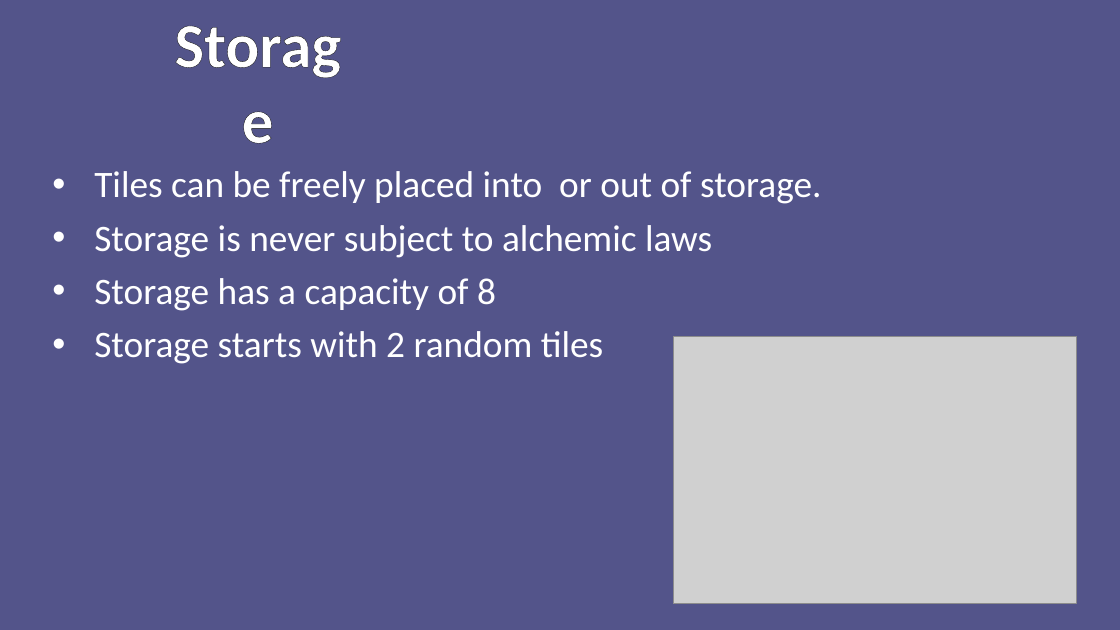
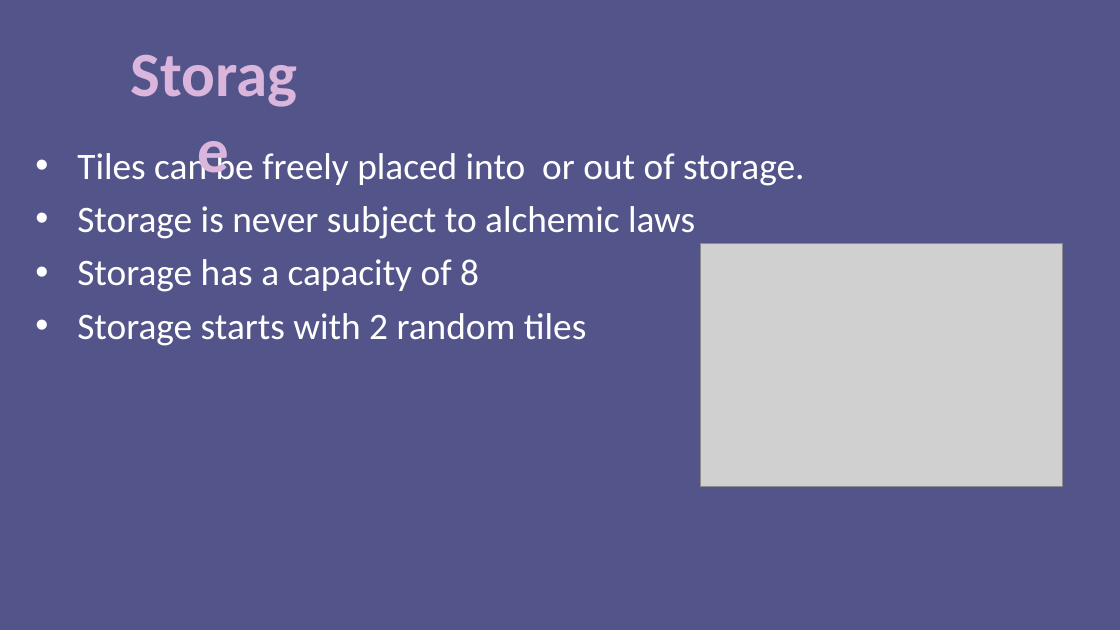
Before and after one commit to ninjacreeper47/Meriam-s-Trial, a slide deck: slide 4 of Assets/How to Play/Instructions.pptx. Drawn at 1120x630 pixels with LibreOffice and Linux fonts; fonts in the diff are those of the drawing; grey boxes stand for pictures. Boxes give left, top, right and bottom in pixels: in the first picture for what was removed or moved away, otherwise in the second. Text is boxed around its words. In the diff, an @@ line names an element or a change of style, - is before the commit and + after.

```diff
--- a/Assets/How to Play/Instructions.pptx
+++ b/Assets/How to Play/Instructions.pptx
@@ text "Storage": place and size @@
-text "Storage" at bbox=[94, 227, 209, 258]
+text "Storage" at bbox=[77, 208, 192, 239]
@@ text "Storage" at bbox=[77, 208, 192, 239]: text colour #FFFFFF to pattern #A04DA3 on #DBB6DC, letter outline #000000 0.75 pt to #502652 1 pt @@
@@ text "Tiles can be freely placed ..." rewrapped from bbox=[94, 171, 821, 364] to bbox=[77, 148, 804, 346] @@
@@ picture: place and size @@
-picture at bbox=[673, 336, 1076, 604]
+picture at bbox=[701, 244, 1062, 486]
```
Also in this commit, not shown: 2 other slides changed, 12 other files.
